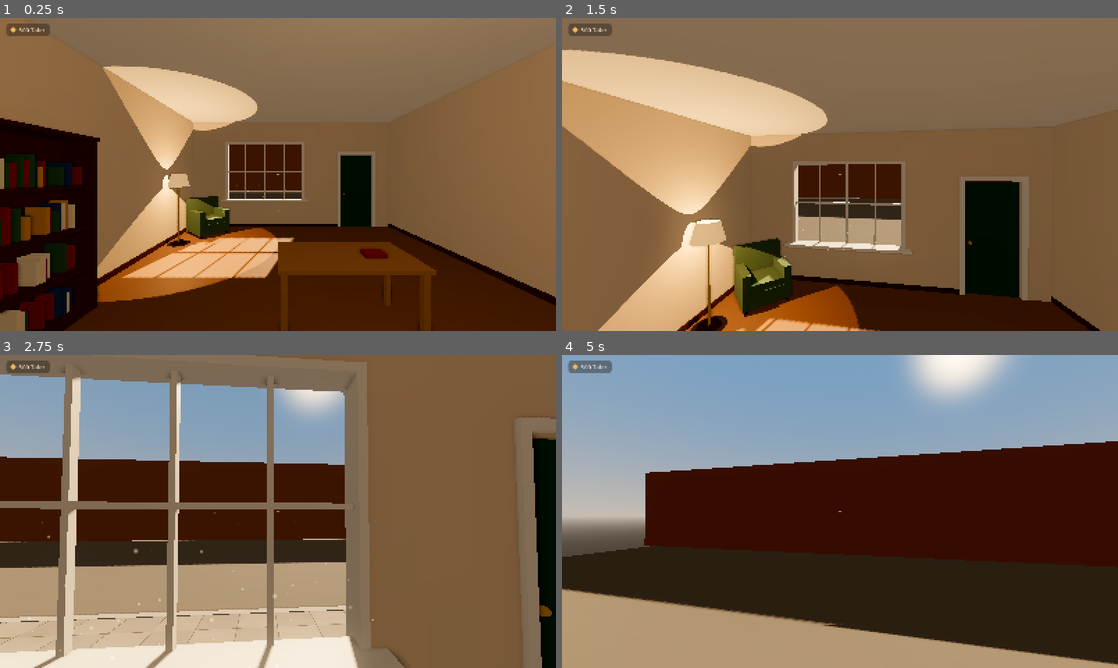
Above: before the commit, frames 1-4 (two rows, left to right).
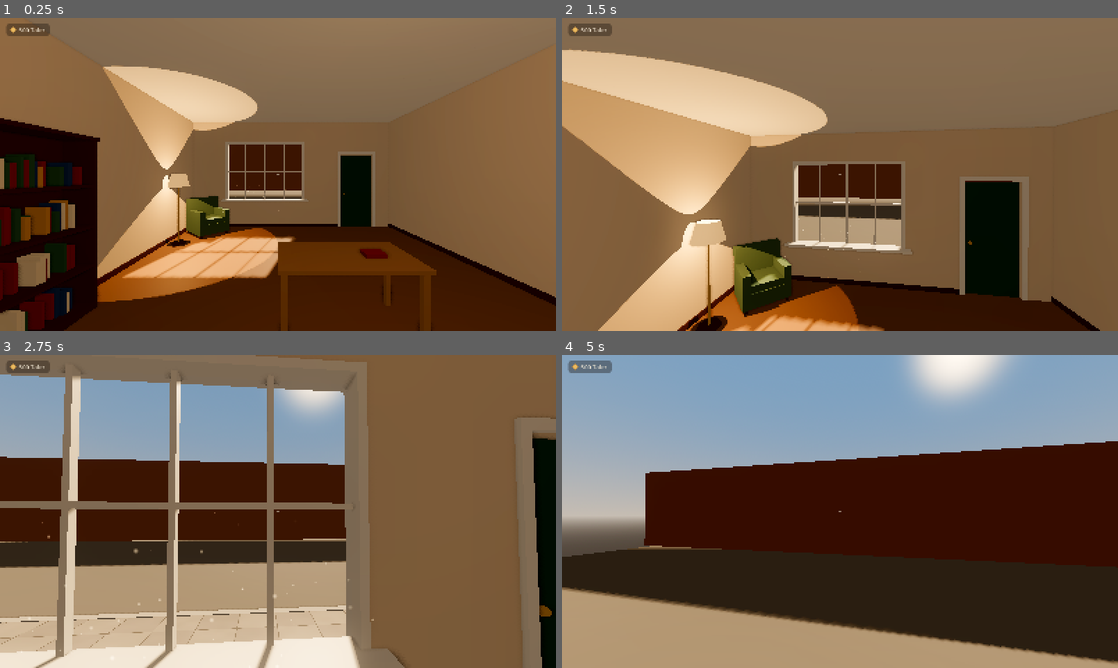
Above: after the commit, the same moments.

Repository: muschel99/Buecherei-Game
Game: Godot game, scene res://scenes/main.tscn
The game is run twice, just before and just after one commit, with the same random seed, the same clock (stepped at 60 frames per second) and the same inputs.
Inputs (mouse positions are in pixels of both pictures, inside the frame that each line leads up to):
- Up to frame 1 (0.25 s): no input
- Up to frame 2 (1.5 s): tap Enter at 0.5 s; move the mouse to (867, 174) at 0.52 s; hold X (build_delete) 0.53-1.28 s; hold W (move_forward) from 0.53 s (still down); tap Space (jump) at 0.77 s; move the mouse to (812, 174) at 1.27 s; tap Shift (build_paint_all) at 1.35 s
- Up to frame 3 (2.75 s): keep holding W (move_forward); tap Space (jump) at 1.52 s; move the mouse to (289, 505) at 2.02 s; press the mouse at (289, 505) at 2.03 s
- Up to frame 4 (5 s): keep holding W (move_forward); move the mouse to (834, 517) at 2.77 s; release the mouse at (834, 517) at 2.78 s; tap Mouse wheel up (build_rotate) at 2.85 s; tap Space (jump) at 3.02, 3.77, 4.52 s; move the mouse to (878, 514) at 3.52 s; hold Mouse wheel down (build_rotate_back) 3.53-4.28 s; move the mouse to (795, 508) at 4.27 s; tap G (build_toggle_grid) at 4.35 s

The runs differ from the first frame. In frame 1, 0.7% of the frame differs, in the area x 22-55%, y 55-84%; in frame 2, 0.8%; in frame 3, 0.4%; in frame 4, 0.9%, in the area x 0-100%, y 60-100%.

Commit message:
Fensterlicht und Filter, Teil 1: keine Linie mehr im Fensterlicht
Ursache: Die Sonne verteilt ihre Schatten auf mehrere Stufen (Kaskaden), nah an der
Kamera fein, weiter weg gröber. Wo eine Stufe in die nächste übergeht, änderten sich
Schärfe und Lage der Fensterschatten sprunghaft – eine Linie, die beim Laufen mitwandert.

- Übergänge zwischen den Stufen werden weich überblendet
- Schattenweite der Sonne 20 m statt 25 m (GameConfig.sun_shadow_distance)
- Grafikstufe Niedrig: 2 statt 4 Stufen (schneller), feinere Sonnenschatten-Karte und
  ganz leicht weiche Kanten; Mittel und Hoch wie bisher mit 4 Stufen
- Werte in GameConfig.graphics_presets (sun_cascades, sun_shadow_size)

Co-Authored-By: Claude Opus 5.5 <noreply@anthropic.com>
Claude-Session: https://claude.ai/code/session_01Keur6F3CMQBeom8RpdfucG

Diff:
--- a/scenes/main.tscn
+++ b/scenes/main.tscn
@@ -96,7 +96,8 @@
 light_angular_distance = 0.5
 shadow_enabled = true
 shadow_blur = 1.5
-directional_shadow_max_distance = 25.0
+directional_shadow_blend_splits = true
+directional_shadow_max_distance = 20.0
 
 [node name="Outside" type="Node3D" parent="."]
 
--- a/scripts/autoload/game_config.gd
+++ b/scripts/autoload/game_config.gd
@@ -154,24 +154,33 @@
 ##   volumetric_fog  Lichtstrahlen im Staub (z. B. am Fenster)
 ##   fog_volume_size Genauigkeit der Lichtstrahlen (kleiner = schneller)
 ##   msaa            Kantenglättung 0 / 2 / 4 (teurer), fxaa = einfache, günstige Glättung
-##   shadow_size     Schattenauflösung in Pixeln (größer = schärfer, teurer)
-##   soft_shadows    Weichheit der Schattenkanten 0 = hart, 1 = niedrig, 2 = mittel
+##   shadow_size     Schattenauflösung der Lampen in Pixeln (größer = schärfer, teurer)
+##   sun_shadow_size Schattenauflösung der Sonne in Pixeln (Fensterlicht)
+##   soft_shadows    Weichheit der Schattenkanten 0 = hart, 1 = sehr niedrig, 2 = niedrig, 3 = mittel
 ##   lamp_shadows    0 = Lampen ohne Schatten, 1 = nur wichtige Lampen (Steh- und Tischlampen),
 ##                   2 = auch Deckenlampen. Kerzen und Laternen werfen nie eigene Schatten.
 ##   cube_shadows    Lampenschatten in voller Qualität (6 statt 2 Durchgänge je Lampe)
+##   sun_cascades    Schattenstufen der Sonne: 2 (schneller) oder 4 (schärfer in der Nähe).
+##                   Die Übergänge werden immer weich überblendet (sonst Linie im Fensterlicht).
 ##   dust_amount     Anteil der Staubteilchen im Lichtstrahl (1 = alle)
 ##   render_scale    Auflösung der 3D-Ansicht (1 = voll, 0.8 = etwas weicher, schneller)
 var graphics_presets: Array[Dictionary] = [
 	{"ssao": false, "ssao_half_size": true, "ssil": false, "volumetric_fog": false, "fog_volume_size": 48,
-		"msaa": 0, "fxaa": true, "shadow_size": 1024, "soft_shadows": 0, "lamp_shadows": 0,
-		"cube_shadows": false, "dust_amount": 0.5, "render_scale": 0.8},
+		"msaa": 0, "fxaa": true, "shadow_size": 1024, "sun_shadow_size": 2048, "soft_shadows": 1, "lamp_shadows": 0,
+		"cube_shadows": false, "sun_cascades": 2, "dust_amount": 0.5, "render_scale": 0.8},
 	{"ssao": true, "ssao_half_size": true, "ssil": false, "volumetric_fog": true, "fog_volume_size": 48,
-		"msaa": 0, "fxaa": true, "shadow_size": 2048, "soft_shadows": 1, "lamp_shadows": 1,
-		"cube_shadows": false, "dust_amount": 1.0, "render_scale": 1.0},
+		"msaa": 0, "fxaa": true, "shadow_size": 2048, "sun_shadow_size": 2048, "soft_shadows": 2, "lamp_shadows": 1,
+		"cube_shadows": false, "sun_cascades": 4, "dust_amount": 1.0, "render_scale": 1.0},
 	{"ssao": true, "ssao_half_size": false, "ssil": true, "volumetric_fog": true, "fog_volume_size": 64,
-		"msaa": 2, "fxaa": false, "shadow_size": 4096, "soft_shadows": 2, "lamp_shadows": 2,
-		"cube_shadows": true, "dust_amount": 1.0, "render_scale": 1.0},
+		"msaa": 2, "fxaa": false, "shadow_size": 4096, "sun_shadow_size": 4096, "soft_shadows": 3, "lamp_shadows": 2,
+		"cube_shadows": true, "sun_cascades": 4, "dust_amount": 1.0, "render_scale": 1.0},
 ]
+## Bis zu dieser Entfernung (in Metern) wirft die Sonne Schatten. Der Raum ist 8 m tief –
+## 20 m reichen auch für den Blick von der Gasse. Kleiner = schärfere Schatten in der Nähe.
+var sun_shadow_distance: float = 20.0
+## Bei 2 Schattenstufen (Grafikstufe Niedrig): Grenze zwischen feiner und grober Stufe als
+## Anteil der Schattenweite (0.3 = nach 6 m). So liegt das Fensterlicht meist in der feinen.
+var sun_two_cascade_split: float = 0.3
 ## Höchstens so viele Bilder pro Sekunde, solange das Pausenmenü offen ist (spart Strom).
 var paused_max_fps: int = 30
 
--- a/scripts/autoload/settings.gd
+++ b/scripts/autoload/settings.gd
@@ -120,10 +120,10 @@
 	var preset := get_graphics_preset()
 	var viewport := get_tree().root
 	var size: int = preset.shadow_size
-	RenderingServer.directional_shadow_atlas_set_size(size, true)
+	RenderingServer.directional_shadow_atlas_set_size(int(preset.get("sun_shadow_size", size)), true)
 	viewport.positional_shadow_atlas_size = size
-	var filter: int = [RenderingServer.SHADOW_QUALITY_HARD, RenderingServer.SHADOW_QUALITY_SOFT_LOW,
-		RenderingServer.SHADOW_QUALITY_SOFT_MEDIUM][clampi(preset.soft_shadows, 0, 2)]
+	var filter: int = [RenderingServer.SHADOW_QUALITY_HARD, RenderingServer.SHADOW_QUALITY_SOFT_VERY_LOW,
+		RenderingServer.SHADOW_QUALITY_SOFT_LOW, RenderingServer.SHADOW_QUALITY_SOFT_MEDIUM][clampi(preset.soft_shadows, 0, 3)]
 	RenderingServer.directional_soft_shadow_filter_set_quality(filter)
 	RenderingServer.positional_soft_shadow_filter_set_quality(filter)
 	viewport.msaa_3d = {0: Viewport.MSAA_DISABLED, 2: Viewport.MSAA_2X, 4: Viewport.MSAA_4X}.get(int(preset.msaa), Viewport.MSAA_DISABLED)
--- a/scripts/main.gd
+++ b/scripts/main.gd
@@ -4,6 +4,7 @@
 
 @onready var _environment: Environment = $WorldEnvironment.environment
 @onready var _dust: GPUParticles3D = $GroundFloorRoom/WindowDust
+@onready var _sun: DirectionalLight3D = $Sun
 
 var _dust_amount: int = 0
 
@@ -32,3 +33,19 @@
 	RenderingServer.environment_set_ssao_quality(RenderingServer.ENV_SSAO_QUALITY_MEDIUM, preset.ssao_half_size, 0.5, 2, 50.0, 300.0)
 	RenderingServer.environment_set_volumetric_fog_volume_size(preset.fog_volume_size, preset.fog_volume_size)
 	_dust.amount = maxi(1, roundi(_dust_amount * preset.dust_amount))
+	_apply_sun_shadows(preset)
+
+
+## Sonnenschatten: Die Sonne verteilt ihre Schatten auf mehrere Stufen ("Kaskaden") – nah
+## an der Kamera fein, weiter weg gröber. Ohne Überblendung sieht man dort, wo eine Stufe in
+## die nächste übergeht, eine Linie im Fensterlicht, die beim Laufen mitwandert. Deshalb
+## werden die Übergänge weich überblendet.
+func _apply_sun_shadows(preset: Dictionary) -> void:
+	var two := int(preset.get("sun_cascades", 4)) <= 2
+	_sun.directional_shadow_mode = DirectionalLight3D.SHADOW_PARALLEL_2_SPLITS if two \
+		else DirectionalLight3D.SHADOW_PARALLEL_4_SPLITS
+	# Bei 2 Stufen liegt die Grenze weiter weg, damit das Fensterlicht in der feinen
+	# ersten Stufe liegt (Anteil der Schattenweite, siehe GameConfig)
+	_sun.directional_shadow_split_1 = GameConfig.sun_two_cascade_split if two else 0.1
+	_sun.directional_shadow_blend_splits = true
+	_sun.directional_shadow_max_distance = GameConfig.sun_shadow_distance
